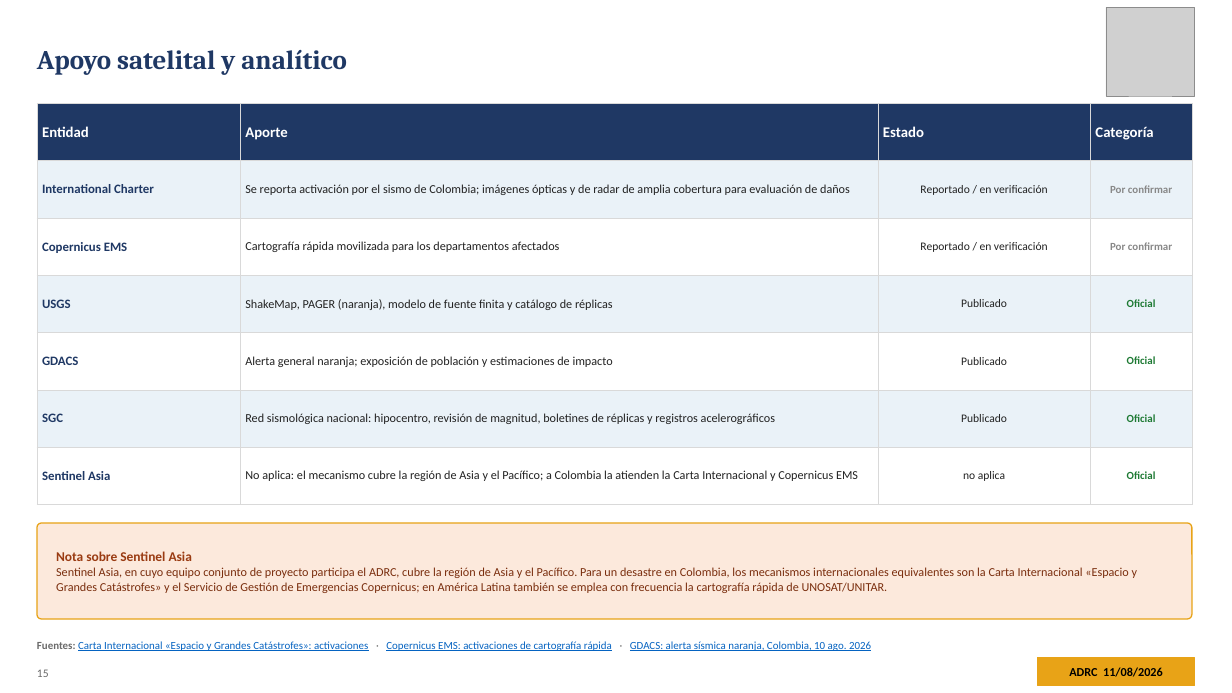
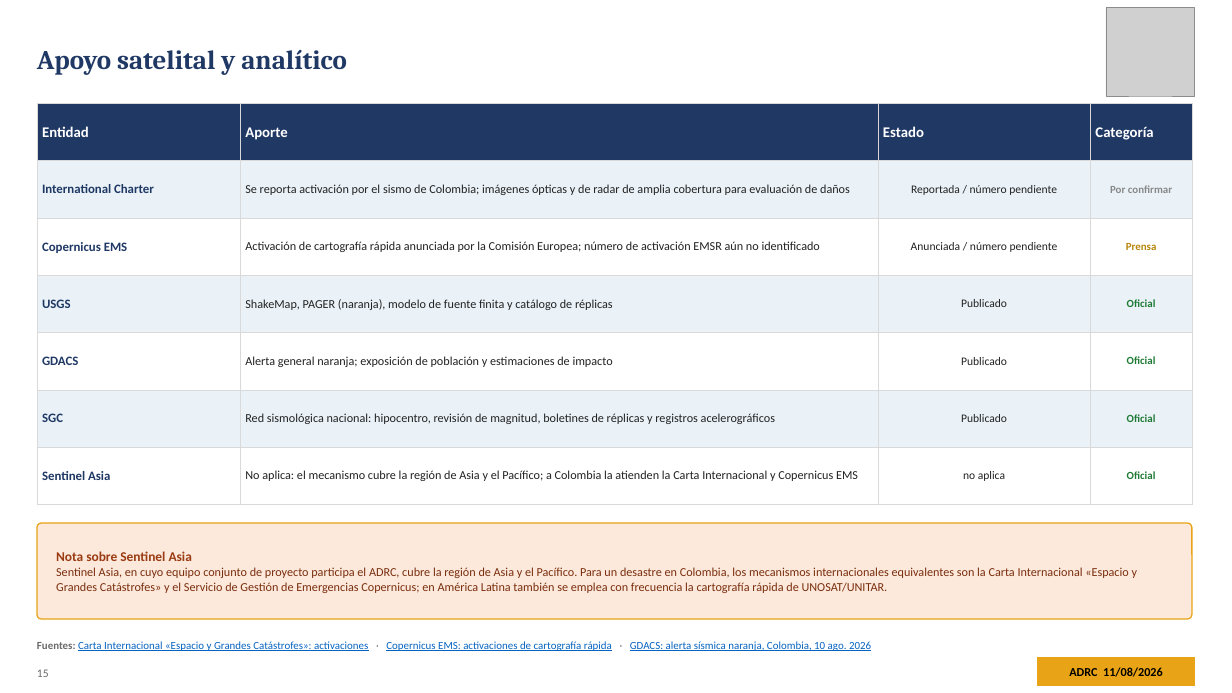
Before and after one commit to kochobi-max/whatsmap, a slide deck: slide 15 of reports/colombia_eq_20260810/output/ADRC_EQ_COL_Choco_20260810_ES.pptx. Drawn at 1232x693 pixels with LibreOffice and Linux fonts; fonts in the diff are those of the drawing; grey boxes stand for pictures. Boxes give left, top, right and bottom in pixels: in the first picture for what was removed or moved away, otherwise in the second. Text is boxed around its words. In the diff, an @@ line names an element or a change of style, - is before the commit and + after.

```diff
--- a/reports/colombia_eq_20260810/output/ADRC_EQ_COL_Choco_20260810_ES.pptx
+++ b/reports/colombia_eq_20260810/output/ADRC_EQ_COL_Choco_20260810_ES.pptx
@@ table at <box>37,104,1192,485</box> @@
-row 2, column 3: Reportado / en verificación
+row 2, column 3: Reportada / número pendiente
-row 3: Copernicus EMS | Cartografía rápida movilizada para los departamentos afectados | Reportado / en verificación | Por confirmar
+row 3: Copernicus EMS | Activación de cartografía rápida anunciada por la Comisión Europea; número de activación EMSR aún no identificado | Anunciada / número pendiente | Prensa
```
Also in this commit, not shown: 4 other slides changed, 1 slide added, 7 other files.
